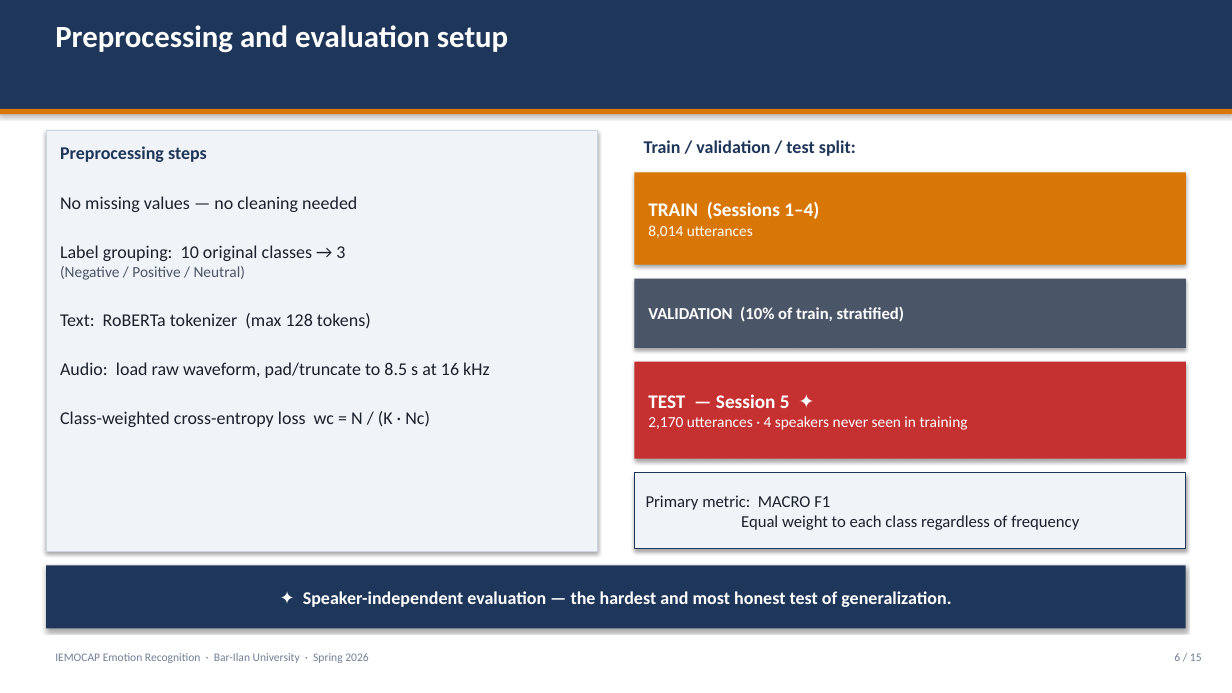
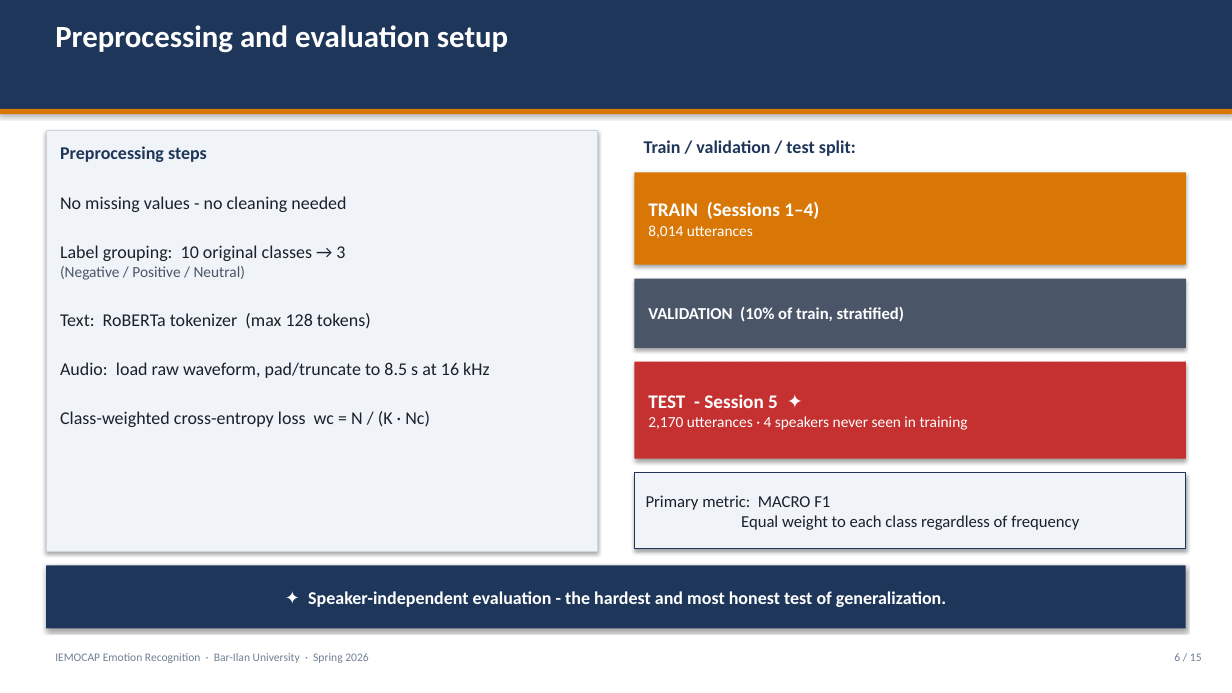
Before and after one commit to almahova/iemocap-proj, a slide deck: slide 6 of docs/Final_Presentation.pptx. Drawn at 1232x693 pixels with LibreOffice and Linux fonts; fonts in the diff are those of the drawing. Boxes give left, top, right and bottom in pixels: in the first picture for what was removed or moved away, otherwise in the second. Text is boxed around its words. In the diff, an @@ line names an element or a change of style, - is before the commit and + after.

```diff
--- a/docs/Final_Presentation.pptx
+++ b/docs/Final_Presentation.pptx
@@ text in rectangle at [60, 196, 346, 212]: text changed @@
-No missing values — no cleaning needed
+No missing values - no cleaning needed
@@ text in rectangle at [648, 394, 778, 408]: text changed @@
-TEST — Session 5 ✦
+TEST - Session 5 ✦
@@ text in rectangle at [308, 591, 946, 607]: text changed @@
-✦ Speaker-independent evaluation — the hardest and most honest test of generalization.
+✦ Speaker-independent evaluation - the hardest and most honest test of generalization.
```
Also in this commit, not shown: 14 other slides changed, 3 other files.
